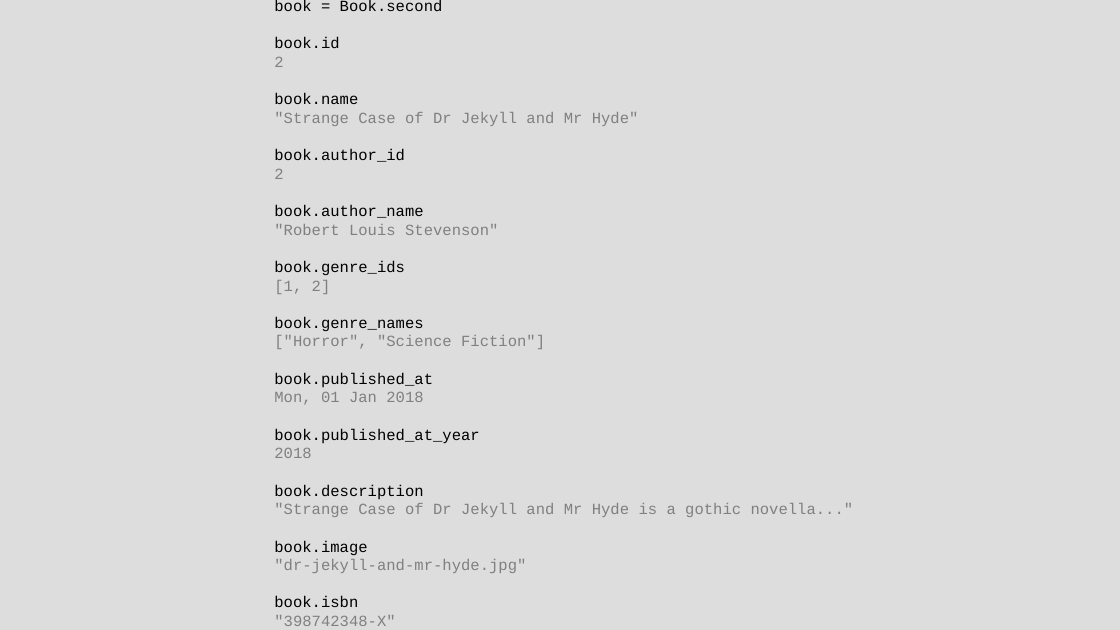
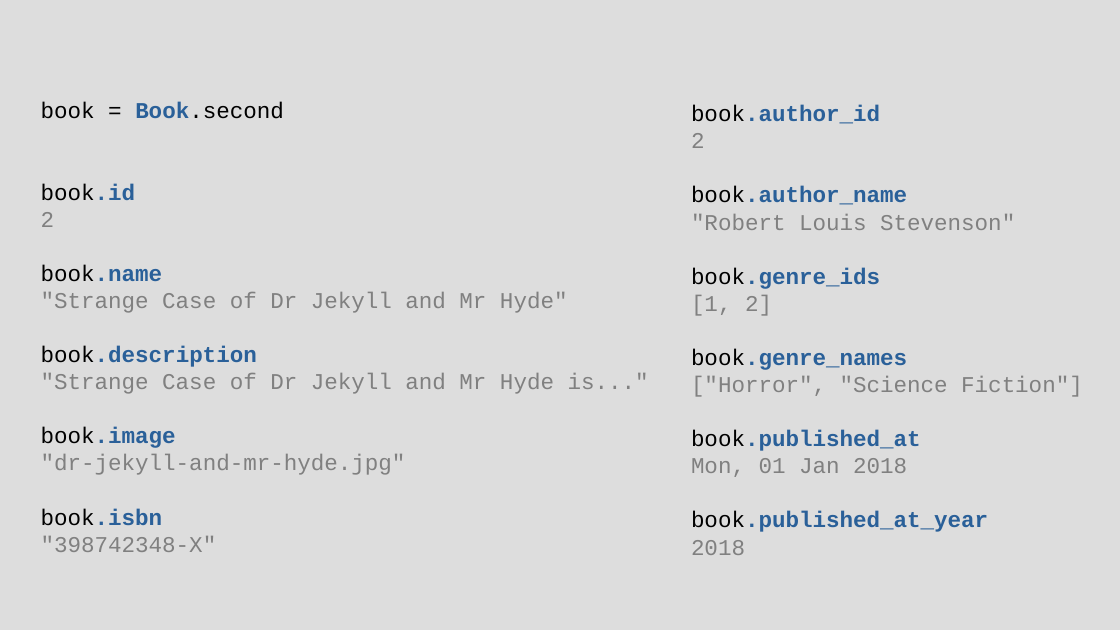
Before and after one commit to chriscressman/architecting-a-search-feature, a slide deck: slide 51 of presentation.odp (slide 50 before the commit). Drawn at 1120x630 pixels with LibreOffice and Linux fonts; fonts in the diff are those of the drawing. Boxes give left, top, right and bottom in pixels: in the first picture for what was removed or moved away, otherwise in the second. Text is boxed around its words. In the diff, an @@ line names an element or a change of style, - is before the commit and + after.

Commit message:
update presentation slides

```diff
--- a/presentation.odp
+++ b/presentation.odp
@@ subtitle at [41,102,568,526]: size 11 to 16 pt in "book = Book.second", "book.id", "2", "book.name" and 6 more places; text colour #000000 to #2A6099, bold on in "Book.second", "book.id", "book.name", "book.description" and 2 more places @@
@@ subtitle "book = Book.second": place and size @@
-subtitle "book = Book.second" at [274,0,854,626]
+subtitle "book = Book.second" at [41,102,649,526]
@@ subtitle "book = Book.second" at [41,102,649,526]: vertical alignment middle to top @@
@@ text added at [691,105,1083,532], 16 pt, text #2A6099 @@
+book.author_id
+2
+book.author_name
+"Robert Louis Stevenson"
+book.genre_ids
+[1, 2]
+book.genre_names
+["Horror", "Science Fiction"]
+book.published_at
+Mon, 01 Jan 2018
+book.published_at_year
+2018
@@ subtitle at [274,149,545,458]: paragraphs removed @@
-book.author_id
-2
-book.author_name
-"Robert Louis Stevenson"
-book.genre_ids
-[1, 2]
-book.genre_names
-["Horror", "Science Fiction"]
-book.published_at
-Mon, 01 Jan 2018
-book.published_at_year
-2018
@@ subtitle at [41,373,649,394]: text changed; size 11 to 16 pt @@
-"Strange Case of Dr Jekyll and Mr Hyde is a gothic novella..."
+"Strange Case of Dr Jekyll and Mr Hyde is..."
```
Also in this commit, not shown: 9 other slides changed, 1 slide added, 1 other file.
